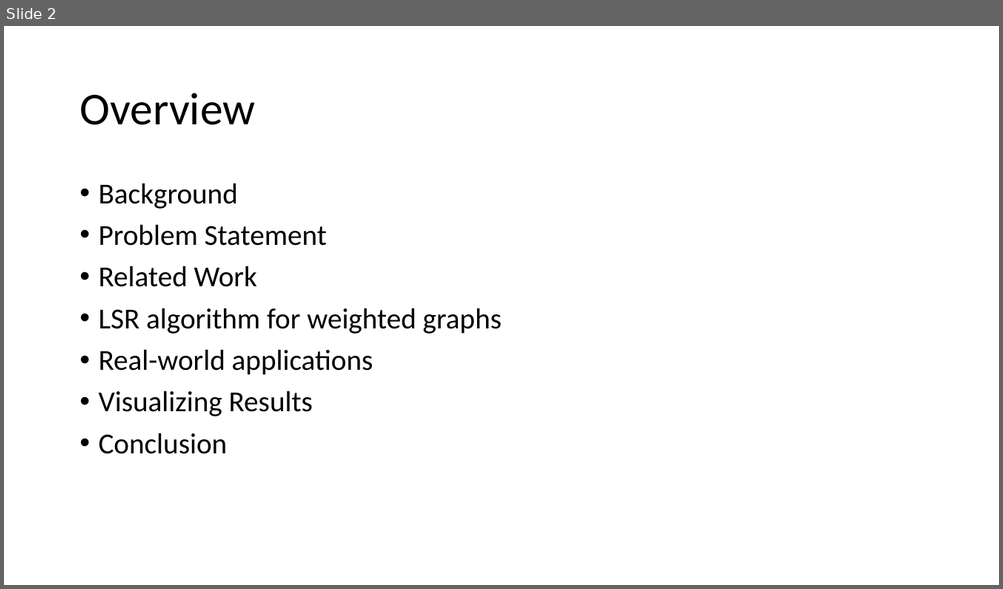
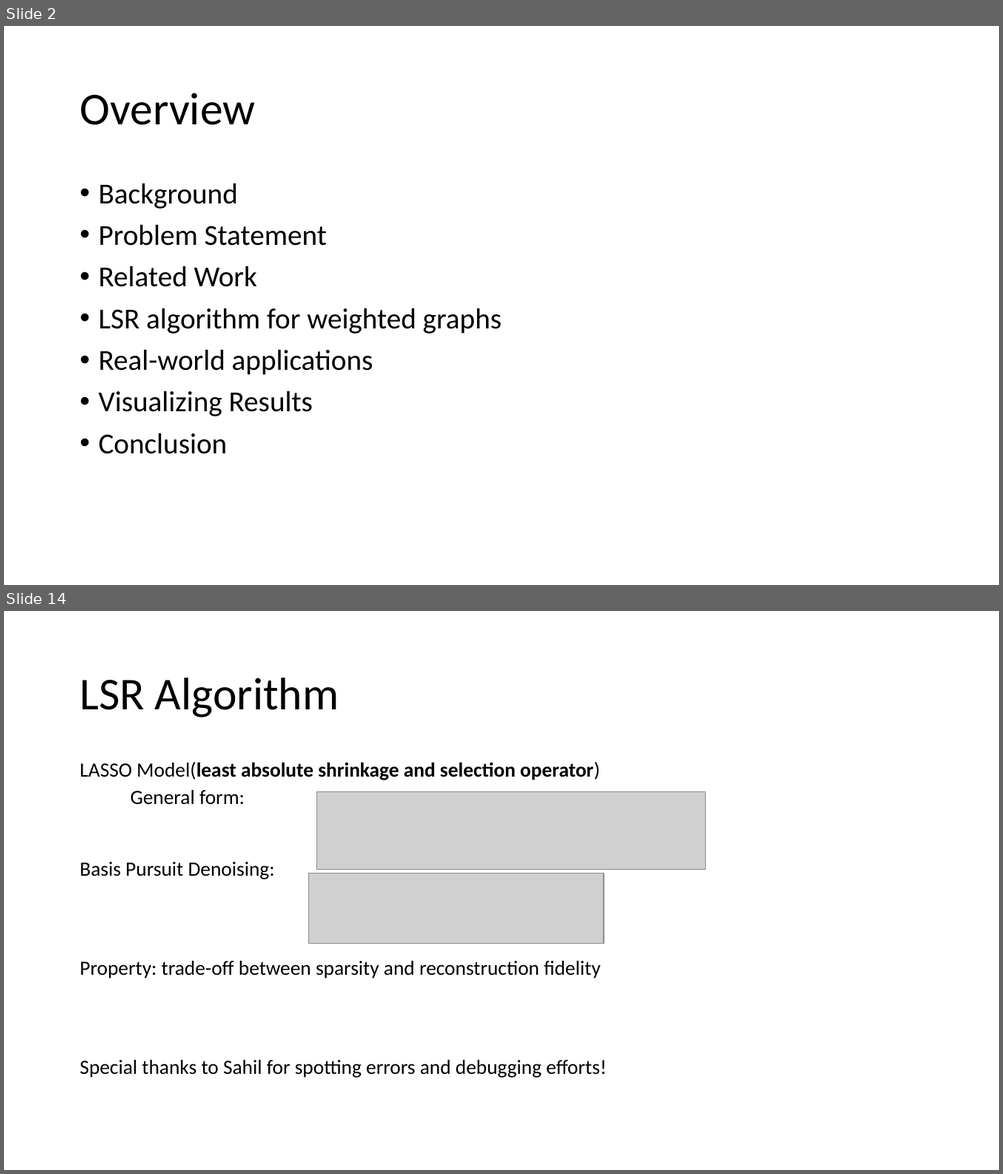
Before and after one commit to mikh/CS591-Social-Networks, a slide deck: PPT/skeleton.ppt.pptx. Shown one above the other, each under a label of ours: slide 2 before the commit, slides 2 and 14 after it; the slides between them are not shown. The pictures are 1003x589 and 1003x1174 pixels, drawn with LibreOffice and Linux fonts; fonts in the diff are those of the drawing; grey boxes stand for pictures; background and template pictures are left out. Boxes give left, top, right and bottom in pixels: in the first picture for what was removed or moved away, otherwise in the second. Text is boxed around its words. In the diff, an @@ line names an element or a change of style, - is before the commit and + after.

```diff
--- a/PPT/skeleton.ppt.pptx
+++ b/PPT/skeleton.ppt.pptx
@@ slide 14 added at (4, 611, 999, 1170), background picture (left out) @@
@@ title added at (79, 678, 338, 718), 44 pt, text #000000 @@
+LSR Algorithm
@@ text added at (79, 762, 606, 1078), 19.6 pt, text #000000 @@
+LASSO Model(least absolute shrinkage and selection operator)
+General form:
+Basis Pursuit Denoising:
+Property: trade-off between sparsity and reconstruction fidelity
+Special thanks to Sahil for spotting errors and debugging efforts!
@@ picture added at (316, 792, 706, 869) @@
@@ picture added at (308, 874, 604, 944) @@
```
Also in this commit, not shown: 6 slides changed, 16 other slides added, 2 slides removed, 6 other files.
